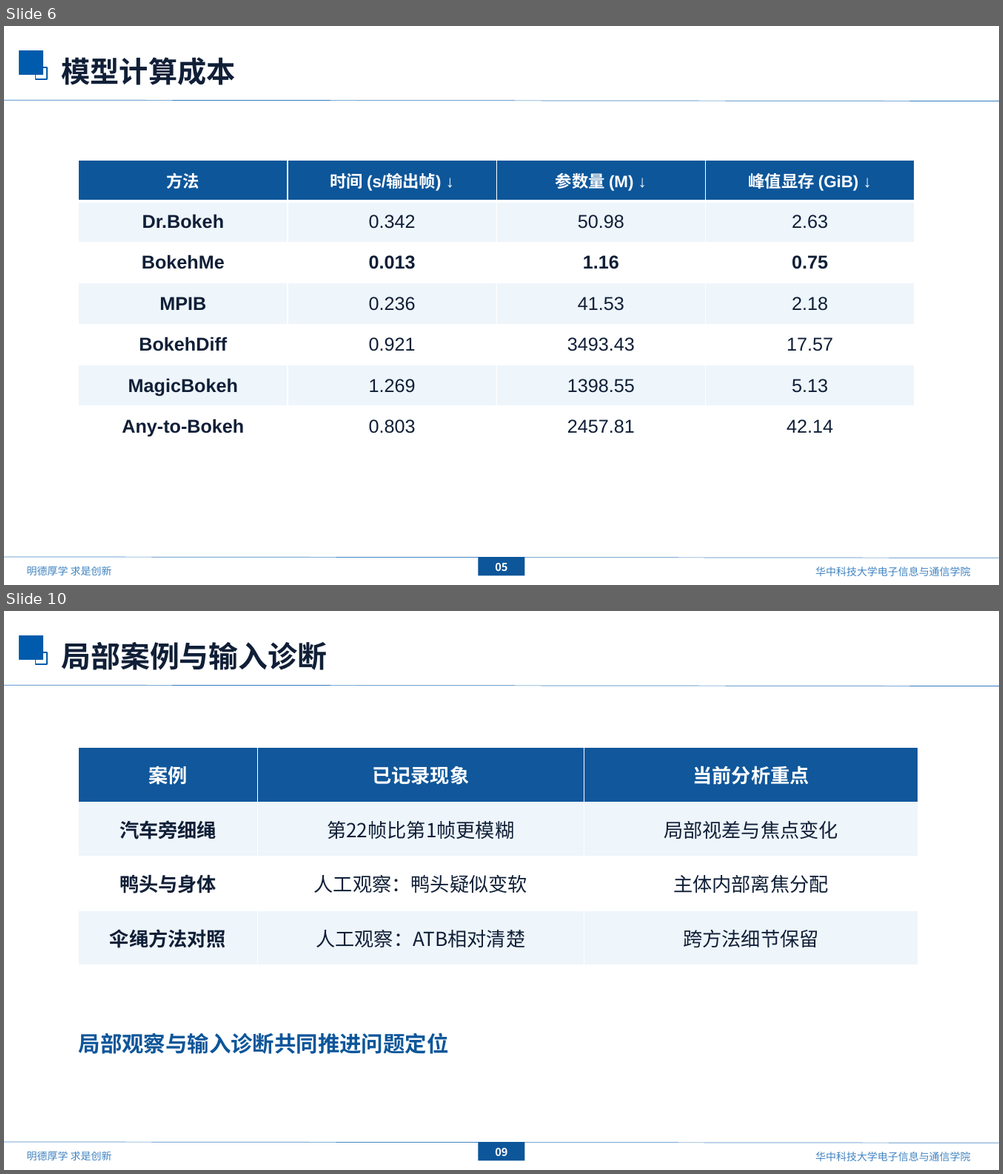
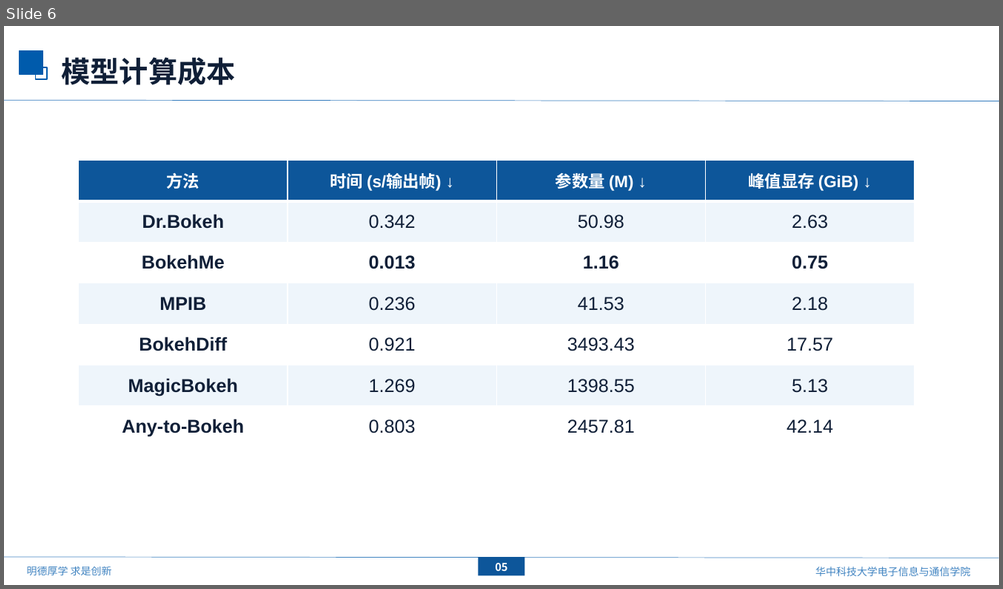
Before and after one commit to mengmcy1/OPPO-depth-guided-video-bokeh, a slide deck: 汇报/2026-10-16_基线更新与ATB分析/基线更新与ATB分析_1016.pptx. Shown one above the other, each under a label of ours: slides 6 and 10 before the commit, slide 6 after it; the slides between them are not shown. The pictures are 1003x1174 and 1003x589 pixels, drawn with LibreOffice and Linux fonts; fonts in the diff are those of the drawing; background and template pictures are left out. Boxes give left, top, right and bottom in pixels: in the first picture for what was removed or moved away, otherwise in the second. Text is boxed around its words. In the diff, an @@ line names an element or a change of style, - is before the commit and + after.

Commit message:
按用户最新版删去案例概述页并简化汇报措辞

```diff
--- a/汇报/2026-10-16_基线更新与ATB分析/基线更新与ATB分析_1016.pptx
+++ b/汇报/2026-10-16_基线更新与ATB分析/基线更新与ATB分析_1016.pptx
@@ slide 10 removed at <box>4,611,999,1170</box>, background #FFFFFF; not listed: 7 template elements that a slide beside it also shows @@
@@ text removed at <box>62,642,327,670</box> @@
-局部案例与输入诊断
@@ table removed at <box>79,748,919,965</box>, 4 rows, 3 columns @@
-案例 | 已记录现象 | 当前分析重点
-汽车旁细绳 | 第22帧比第1帧更模糊 | 局部视差与焦点变化
-鸭头与身体 | 人工观察：鸭头疑似变软 | 主体内部离焦分配
-伞绳方法对照 | 人工观察：ATB相对清楚 | 跨方法细节保留
@@ text removed at <box>79,1033,449,1054</box> @@
-局部观察与输入诊断共同推进问题定位
@@ rectangle removed at <box>478,1142,524,1161</box> @@
-09
```
Also in this commit, not shown: 6 slides changed, 1 slide added, 1 other slide removed, 2 other files.
